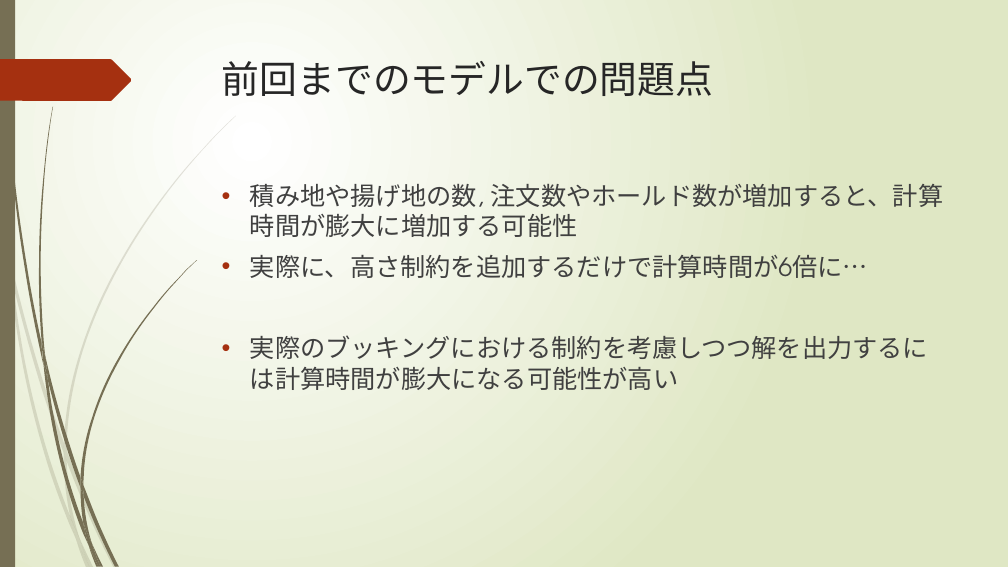
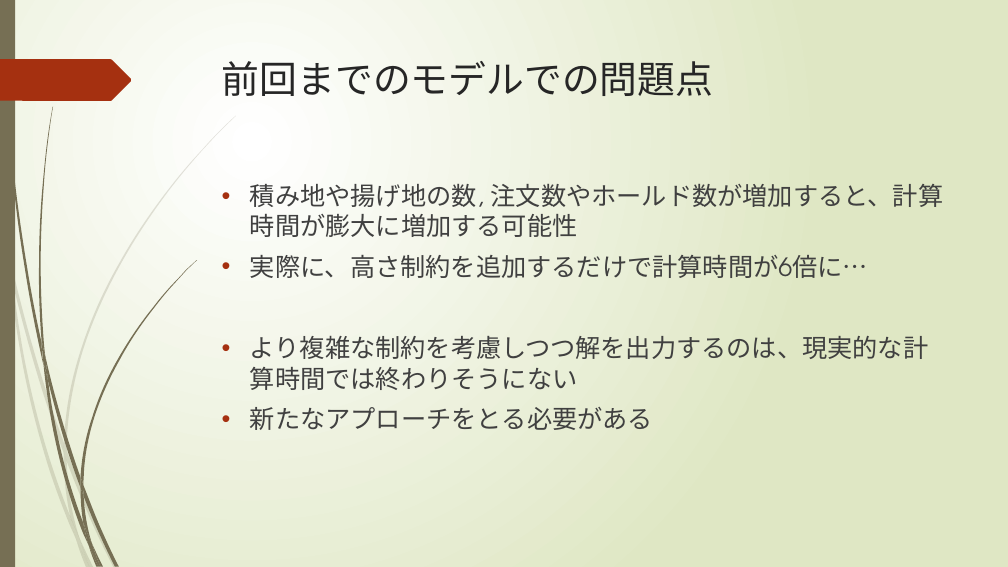
Before and after one commit to r-kurosu/kline_new, a slide deck: slide 7 of 11月中間報告.pptx (slide 6 before the commit). Drawn at 1008x567 pixels with LibreOffice and Linux fonts; fonts in the diff are those of the drawing. Boxes give left, top, right and bottom in pixels: in the first picture for what was removed or moved away, otherwise in the second. Text is boxed around its words. In the diff, an @@ line names an element or a change of style, - is before the commit and + after.

```diff
--- a/11月中間報告.pptx
+++ b/11月中間報告.pptx
@@ text at [250, 336, 928, 430]: text changed @@
-• 実際のブッキングにおける制約を考慮しつつ解を出力するには計算時間が膨大になる可能性が高い
+• より複雑な制約を考慮しつつ解を出力するのは、現実的な計算時間では終わりそうにない
+• 新たなアプローチをとる必要がある
```
Also in this commit, not shown: 3 other slides changed, 1 slide added.
